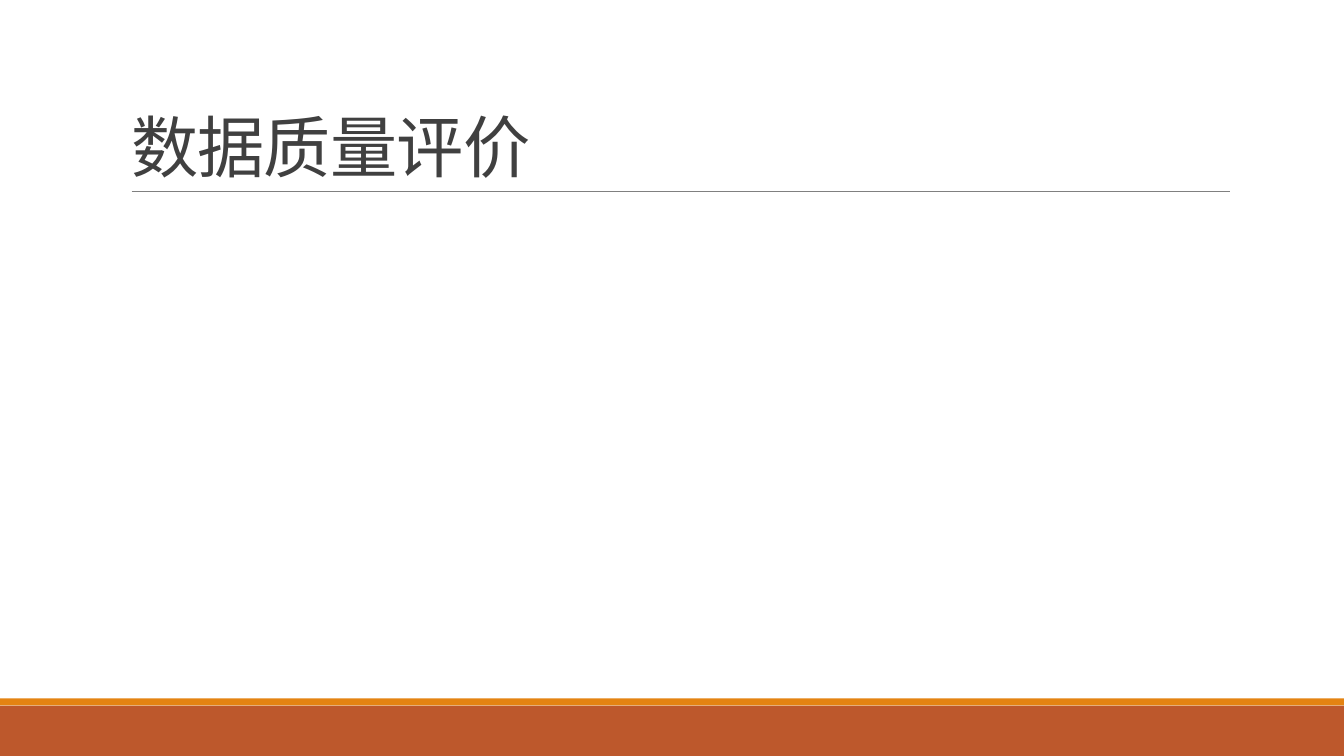
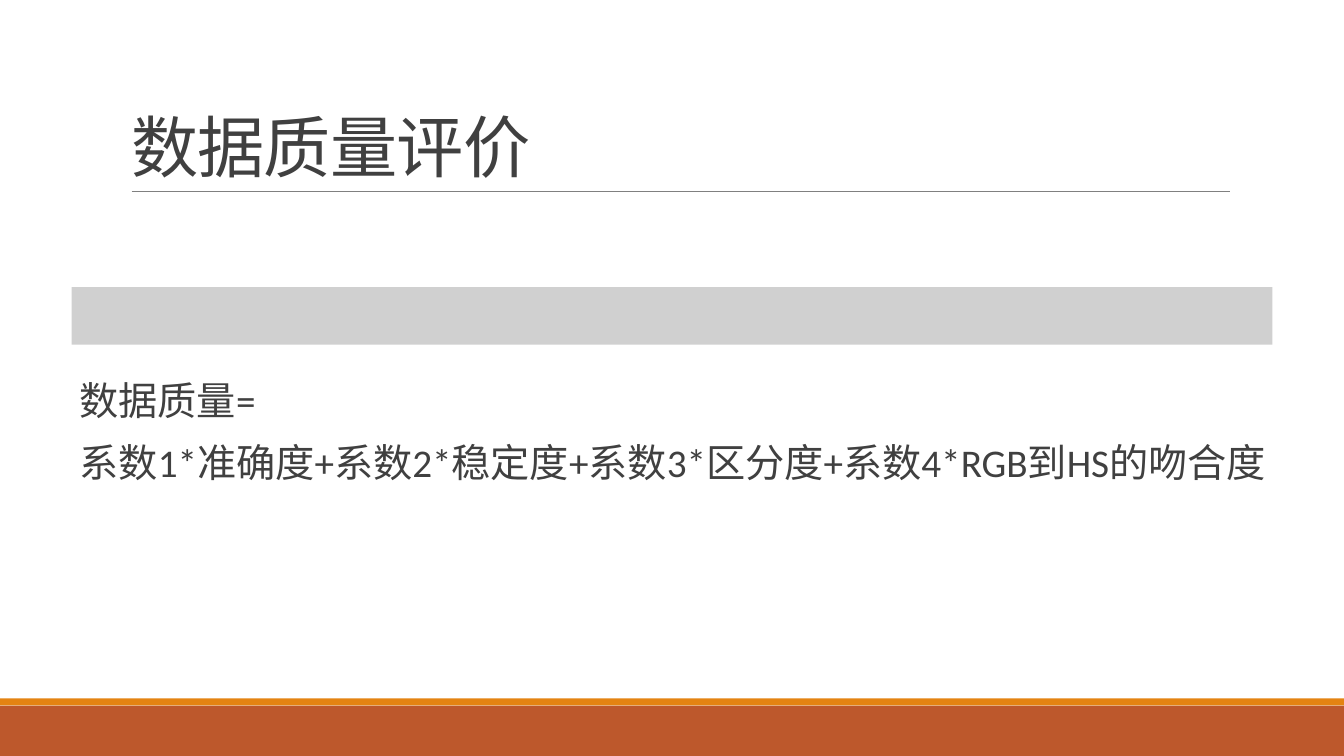
Before and after one commit to yuanjingsong/MCM_Homework, a slide deck: slide 29 of PreG21.pptx. Drawn at 1344x756 pixels with LibreOffice and Linux fonts; fonts in the diff are those of the drawing; grey boxes stand for pictures. Boxes give left, top, right and bottom in pixels: in the first picture for what was removed or moved away, otherwise in the second. Text is boxed around its words. In the diff, an @@ line names an element or a change of style, - is before the commit and + after.

```diff
--- a/PreG21.pptx
+++ b/PreG21.pptx
@@ picture added at <box>72,287,1272,345</box> @@
@@ text added at <box>80,382,1266,480</box>, 28 pt, text #404040 @@
+数据质量=
+系数1*准确度+系数2*稳定度+系数3*区分度+系数4*RGB到HS的吻合度
```
Also in this commit, not shown: 3 other slides changed, 2 slides added, 1 other file.
